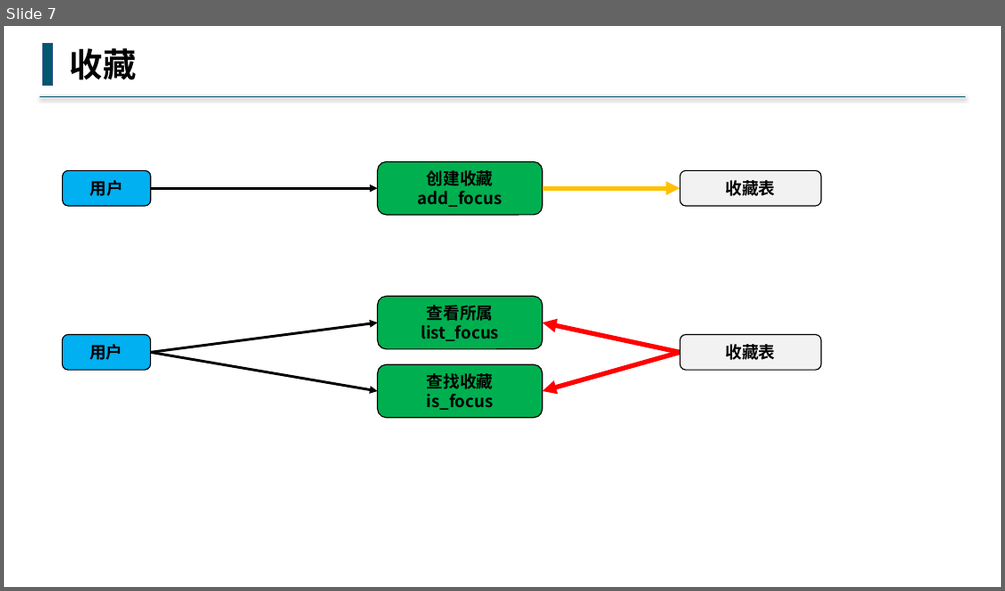
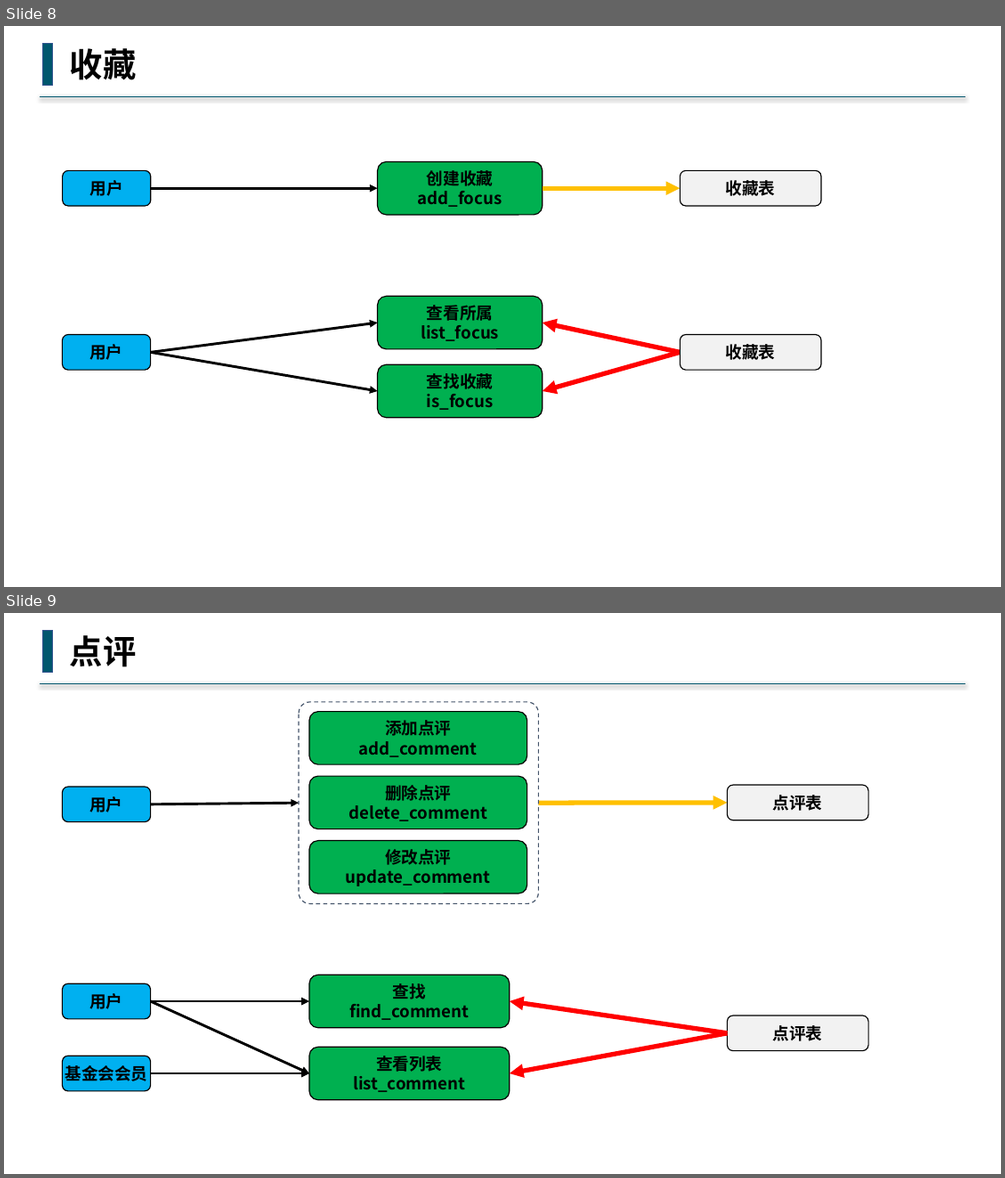
Before and after one commit to buddhachain/buddhaContract, a slide deck: doc/06.藏书阁.pptx. Shown one above the other, each under a label of ours: slide 7 before the commit, slides 8 and 9 after it. The pictures are 1005x591 and 1005x1178 pixels, drawn with LibreOffice and Linux fonts; fonts in the diff are those of the drawing. Boxes give left, top, right and bottom in pixels: in the first picture for what was removed or moved away, otherwise in the second. Text is boxed around its words. In the diff, an @@ line names an element or a change of style, - is before the commit and + after.

```diff
--- a/doc/06.藏书阁.pptx
+++ b/doc/06.藏书阁.pptx
@@ slide 9 added at [4, 613, 1001, 1174], background #FFFFFF @@
@@ rectangle added at [43, 630, 53, 672], fill #00576E, outline #325491 1 pt @@
@@ text added at [70, 635, 137, 667], 32 pt, text #000000, bold @@
+点评
@@ line added from (966, 684) to (39, 684), #00576E 1.5 pt @@
@@ rounded rectangle added at [63, 787, 151, 821], fill #00B0F0, outline #000000 1 pt, 16 pt, text #000000, bold @@
+用户
@@ rounded rectangle added at [727, 785, 868, 820], fill #F2F2F2, outline #000000 1 pt, 16 pt, text #000000, bold @@
+点评表
@@ arrow added from (151, 804) to (299, 803), #000000 2.5 pt @@
@@ arrow added from (539, 803) to (727, 803), #FFC000 4.5 pt @@
@@ group added at [299, 702, 539, 904]: 4 rounded rectangles @@
+添加点评
+add_comment
+删除点评
+delete_comment
+修改点评
+update_comment
@@ rounded rectangle added at [63, 983, 151, 1018], fill #00B0F0, outline #000000 1 pt, 16 pt, text #000000, bold @@
+用户
@@ rounded rectangle added at [309, 975, 510, 1028], fill #00B050, outline #000000 1 pt, 16 pt, text #000000, bold @@
+查找
+find_comment
@@ arrow added from (151, 1001) to (309, 1001), #000000 2.5 pt @@
@@ arrow added from (151, 1001) to (309, 1074), #000000 2.5 pt @@
@@ arrow added from (727, 1033) to (510, 1001), #FF0000 4.5 pt @@
@@ arrow added from (727, 1033) to (510, 1074), #FF0000 4.5 pt @@
@@ rounded rectangle added at [727, 1015, 868, 1051], fill #F2F2F2, outline #000000 1 pt, 16 pt, text #000000, bold @@
+点评表
@@ rounded rectangle added at [63, 1055, 151, 1091], fill #00B0F0, outline #000000 1 pt, 16 pt, text #000000, bold @@
+基金会会员
@@ rounded rectangle added at [309, 1046, 510, 1100], fill #00B050, outline #000000 1 pt, 16 pt, text #000000, bold @@
+查看列表
+list_comment
@@ arrow added from (151, 1074) to (309, 1074), #000000 2.5 pt @@
@@ what was slide 7 is now slide 8 @@
```
Also in this commit, not shown: 1 other slide added, 1 other file.
